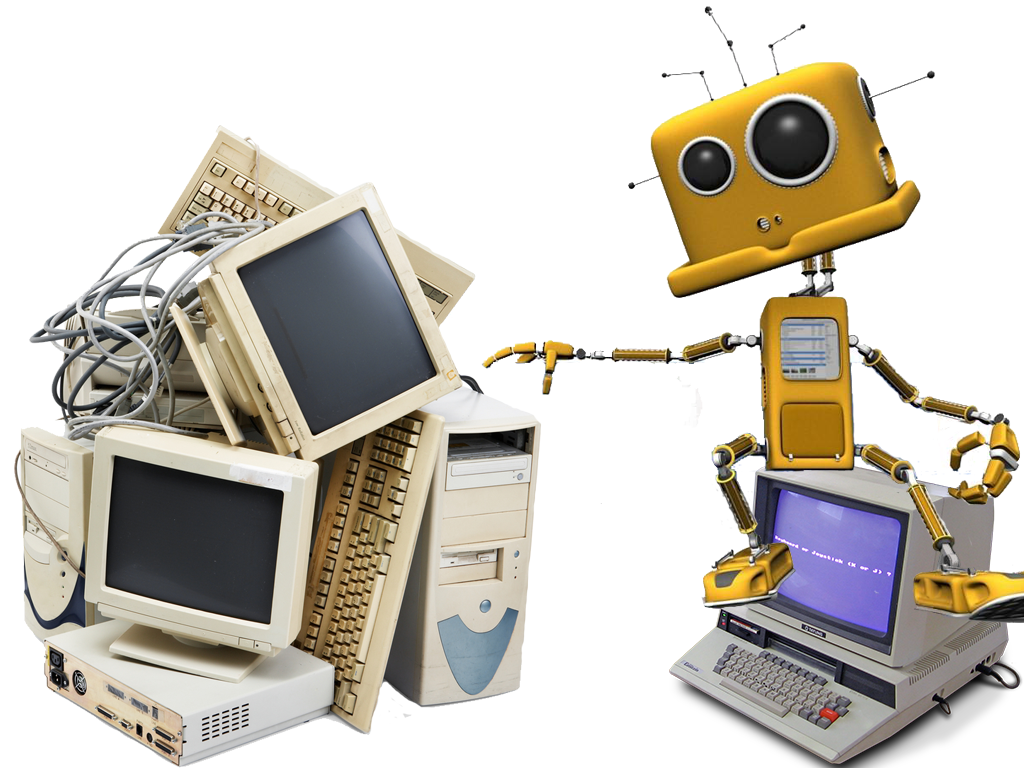
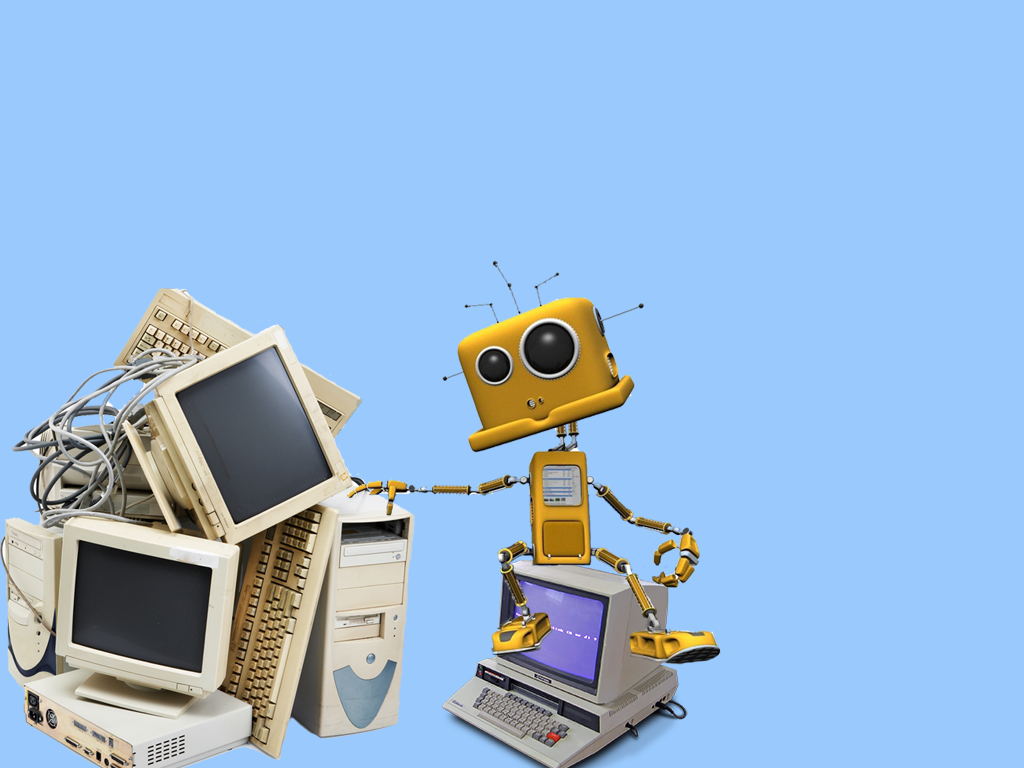
Before/after of a 1024 × 768 layered artwork. What changed in the layer stack:
moved "Mozicel" above "Racunalniki", painted on it over <box>208,6,1024,665</box>
painted on "Racunalniki" over <box>0,125,553,768</box>
painted on "Tatung-einstein-computer" over <box>442,459,1024,768</box>
added layer "Color Fill 1" above "Background" over <box>0,0,1024,768</box>
